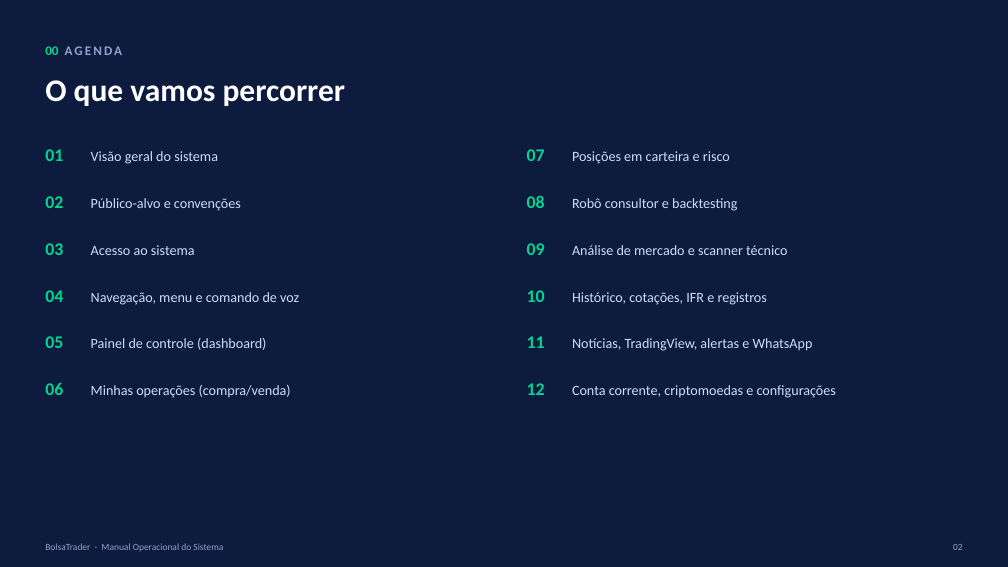
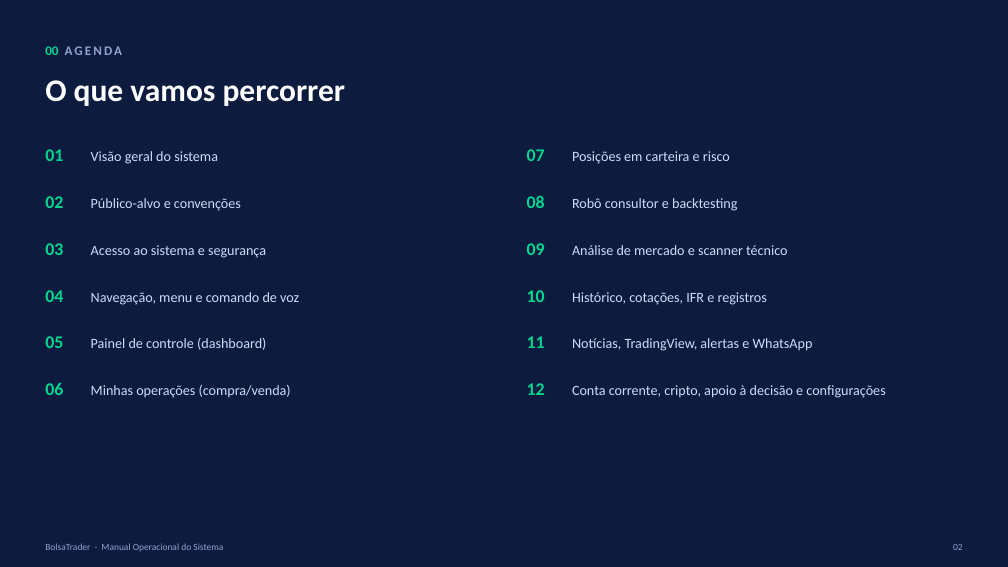
Before and after one commit to seculus-2023/-BolsaTrader, a slide deck: slide 2 of docs/BolsaTrader_Manual_Operacional.pptx. Drawn at 1008x567 pixels with LibreOffice and Linux fonts; fonts in the diff are those of the drawing. Boxes give left, top, right and bottom in pixels: in the first picture for what was removed or moved away, otherwise in the second. Text is boxed around its words. In the diff, an @@ line names an element or a change of style, - is before the commit and + after.

```diff
--- a/docs/BolsaTrader_Manual_Operacional.pptx
+++ b/docs/BolsaTrader_Manual_Operacional.pptx
@@ text at (x1=91, y1=245, x2=266, y2=258): text changed @@
-Acesso ao sistema
+Acesso ao sistema e segurança
@@ text at (x1=572, y1=385, x2=885, y2=398): text changed @@
-Conta corrente, criptomoedas e configurações
+Conta corrente, cripto, apoio à decisão e configurações
```
Also in this commit, not shown: 22 other slides changed, 4 slides added, 1 other file.
